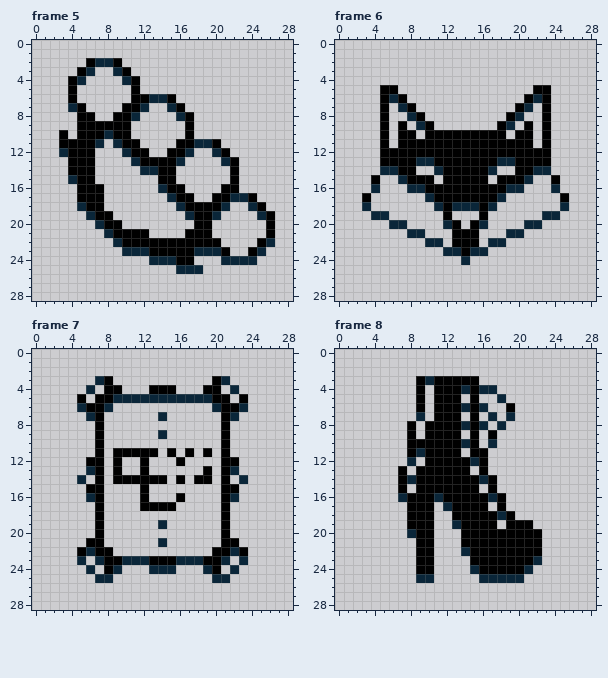
Pixel-art file: Succubus/Sprites/Tattoos.aseprite. This is how it looked before the edit.
29x29 pixels, 80 frames. Shown: frame 5, frame 6, frame 7, frame 8. The commit also changed other frames, which this record leaves out.
After the commit:
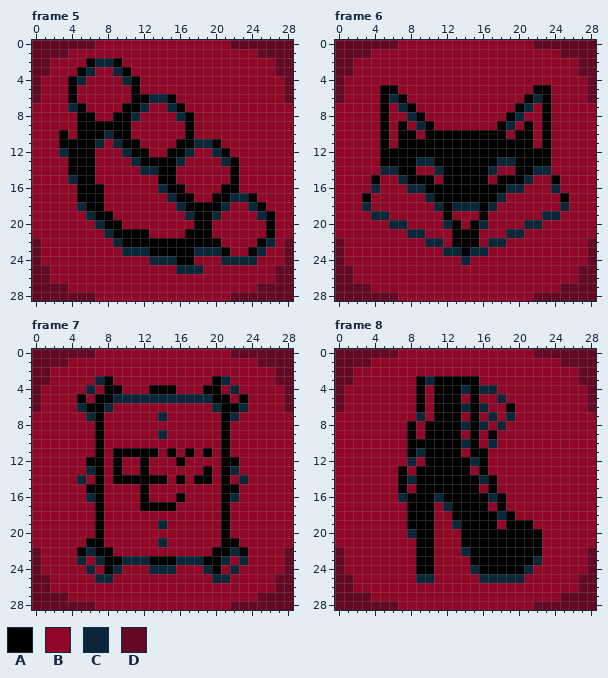
Palette (. is transparent): A #000000  B #910728  C #0a2639  D #640924
Message: New Heaven and Tattoo assets
What changed:
layer "Background" now shown
Changed rows in their new state; - is an unchanged pixel.
Frame 5, layer "Background":
first column x 0:
 0 DDDDDDDBBBBBBBBBBBBBBBDDDDDDD
 1 DDDDBBBBBBBBBBBBBBBBBBBBBDDDD
 2 DDBBBB----BBBBBBBBBBBBBBBBBDD
 3 DDBBB--BB--BBBBBBBBBBBBBBBBDD
 4 DBBB--BBBB--BBBBBBBBBBBBBBBBD
 5 DBBB-BBBBBB-BBBBBBBBBBBBBBBBD
 6 DBBB-BBBBBB-----BBBBBBBBBBBBD
 7 BBBB--BBBB---BB--BBBBBBBBBBBB
 8 BBBBB--BB---BBBB--BBBBBBBBBBB
 9 BBBBB------BBBBBB-BBBBBBBBBBB
10 BBB-B------BBBBBB-BBBBBBBBBBB
11 BBB-----B---BBBB-----BBBBBBBB
12 BBB----BBB---BB---BB--BBBBBBB
13 BBBB---BBBB------BBBB--BBBBBB
14 BBBB---BBBBB----BBBBBB-BBBBBB
15 BBBB---BBBBBBB--BBBBBB-BBBBBB
16 BBBBB---BBBBBB---BBBB--BBBBBB
17 BBBBB---BBBBBBB---BB-----BBBB
18 BBBBB---BBBBBBBB------BB--BBB
19 BBBBBB---BBBBBBBB----BBBB--BB
20 BBBBBBB---BBBBBBBB--BBBBBB-BB
21 BBBBBBBB-----BBBB---BBBBBB-BB
22 DBBBBBBBB------------BBBB--BD
23 DBBBBBBBBB------------BB--BBD
24 DBBBBBBBBBBBB-----BBB----BBBD
25 DDBBBBBBBBBBBBBB---BBBBBBBBDD
26 DDBBBBBBBBBBBBBBBBBBBBBBBBBDD
27 DDDDBBBBBBBBBBBBBBBBBBBBBDDDD
28 DDDDDDDBBBBBBBBBBBBBBBDDDDDDD
Frame 6, layer "Background":
first column x 0:
 0 DDDDDDDBBBBBBBBBBBBBBBDDDDDDD
 1 DDDDBBBBBBBBBBBBBBBBBBBBBDDDD
 2 DDBBBBBBBBBBBBBBBBBBBBBBBBBDD
 3 DDBBBBBBBBBBBBBBBBBBBBBBBBBDD
 4 DBBBBBBBBBBBBBBBBBBBBBBBBBBBD
 5 DBBBB--BBBBBBBBBBBBBBB--BBBBD
 6 DBBBB---BBBBBBBBBBBBB---BBBBD
 7 BBBBB-B--BBBBBBBBBBB--B-BBBBB
 8 BBBBB-BB--BBBBBBBBB--BB-BBBBB
 9 BBBBB-B-B--BBBBBBB--B-B-BBBBB
10 BBBBB-B--B---------B--B-BBBBB
11 BBBBB-B---------------B-BBBBB
12 BBBBB-------------------BBBBB
13 BBBBB-------------------BBBBB
14 BBBBB----BB-------BB----BBBBB
15 BBBB-BB----B-----B----BB-BBBB
16 BBBB-BBB-------------BBB-BBBB
17 BBB-BBBBBB---------BBBBBB-BBB
18 BBB-BBBBBBB-------BBBBBBB-BBB
19 BBBB--BBBBBB-BBB-BBBBBB--BBBB
20 BBBBBB--BBBB--B--BBBB--BBBBBB
21 BBBBBBBB--BBB---BBB--BBBBBBBB
22 DBBBBBBBBB--B---B--BBBBBBBBBD
23 DBBBBBBBBBBB-----BBBBBBBBBBBD
24 DBBBBBBBBBBBBB-BBBBBBBBBBBBBD
25 DDBBBBBBBBBBBBBBBBBBBBBBBBBDD
26 DDBBBBBBBBBBBBBBBBBBBBBBBBBDD
27 DDDDBBBBBBBBBBBBBBBBBBBBBDDDD
28 DDDDDDDBBBBBBBBBBBBBBBDDDDDDD
Frame 7, layer "Background":
first column x 0:
 0 DDDDDDDBBBBBBBBBBBBBBBDDDDDDD
 1 DDDDBBBBBBBBBBBBBBBBBBBBBDDDD
 2 DDBBBBBBBBBBBBBBBBBBBBBBBBBDD
 3 DDBBBBB--BBBBBBBBBBB--BBBBBDD
 4 DBBBBB-B--BBB---BBB--B-BBBBBD
 5 DBBBB-B---------------B-BBBBD
 6 DBBBB----BBBBBBBBBBB----BBBBD
 7 BBBBBB--BBBBBB-BBBBBB--BBBBBB
 8 BBBBBBB-BBBBBBBBBBBBB-BBBBBBB
 9 BBBBBBB-BBBBBB-BBBBBB-BBBBBBB
10 BBBBBBB-BBBBBBBBBBBBB-BBBBBBB
11 BBBBBBB-B-----B-B-B-B-BBBBBBB
12 BBBBBB--B-BB-BBB-BBBB--BBBBBB
13 BBBBBB--B-BB-BBBBBB-B--BBBBBB
14 BBBBB-B-B------B-B--B-B-BBBBB
15 BBBBBB--BBBB-BBBBBBBB--BBBBBB
16 BBBBBB--BBBB-BBB-BBBB--BBBBBB
17 BBBBBBB-BBBB----BBBBB-BBBBBBB
18 BBBBBBB-BBBBBBBBBBBBB-BBBBBBB
19 BBBBBBB-BBBBBB-BBBBBB-BBBBBBB
20 BBBBBBB-BBBBBBBBBBBBB-BBBBBBB
21 BBBBBB--BBBBBB-BBBBBB--BBBBBB
22 DBBBB----BBBBBBBBBBB----BBBBD
23 DBBBB-B---------------B-BBBBD
24 DBBBBB-B--BBB---BBB--B-BBBBBD
25 DDBBBBB--BBBBBBBBBBB--BBBBBDD
26 DDBBBBBBBBBBBBBBBBBBBBBBBBBDD
27 DDDDBBBBBBBBBBBBBBBBBBBBBDDDD
28 DDDDDDDBBBBBBBBBBBBBBBDDDDDDD
Frame 8, layer "Background":
first column x 0:
 0 DDDDDDDBBBBBBBBBBBBBBBDDDDDDD
 1 DDDDBBBBBBBBBBBBBBBBBBBBBDDDD
 2 DDBBBBBBBBBBBBBBBBBBBBBBBBBDD
 3 DDBBBBBBB-------BBBBBBBBBBBDD
 4 DBBBBBBBB-B-------BBBBBBBBBBD
 5 DBBBBBBBB-B---B-BB-BBBBBBBBBD
 6 DBBBBBBBB-B------BB-BBBBBBBBD
 7 BBBBBBBBB-B---B-B-B-BBBBBBBBB
 8 BBBBBBBB-B-------B-BBBBBBBBBB
 9 BBBBBBBB-B----B-B-BBBBBBBBBBB
10 BBBBBBBB--------B-BBBBBBBBBBB
11 BBBBBBBB------B--BBBBBBBBBBBB
12 BBBBBBBB-B-------BBBBBBBBBBBB
13 BBBBBBB-B------B-BBBBBBBBBBBB
14 BBBBBBB-----------BBBBBBBBBBB
15 BBBBBBB-B-------B-BBBBBBBBBBB
16 BBBBBBB------------BBBBBBBBBB
17 BBBBBBBB---B-----B-BBBBBBBBBB
18 BBBBBBBB---BB-------BBBBBBBBB
19 BBBBBBBB---BB-----B---BBBBBBB
20 BBBBBBBB---BBB---------BBBBBB
21 BBBBBBBBB--BBB---------BBBBBB
22 DBBBBBBBB--BBB---------BBBBBD
23 DBBBBBBBB--BBBB--------BBBBBD
24 DBBBBBBBB--BBBB-------BBBBBBD
25 DDBBBBBBB--BBBBB-----BBBBBBDD
26 DDBBBBBBBBBBBBBBBBBBBBBBBBBDD
27 DDDDBBBBBBBBBBBBBBBBBBBBBDDDD
28 DDDDDDDBBBBBBBBBBBBBBBDDDDDDD
